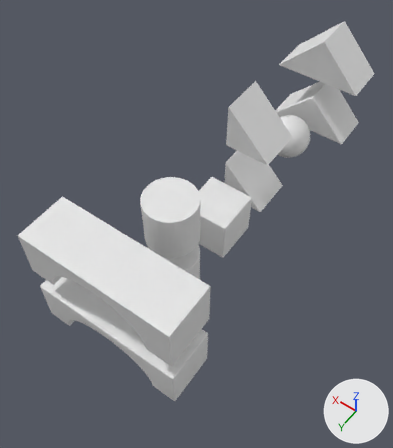
What one commit did to the FBX model Models/SmoothObjects.fbx.
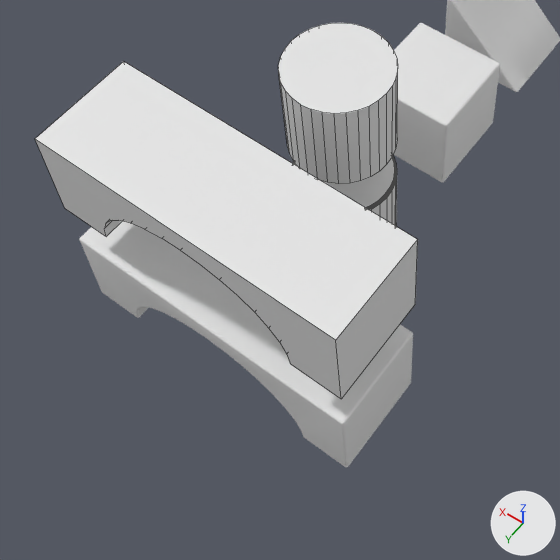
Old and new are each drawn whole from a 50 mm lens placed at (-3.78, 6.05, 8.88), pointed at (0.08, 0.64, 0.38) and again close up on the part from 0% to 72% of the width and 37% to 100% of the height. Every picture has the same lights, and +X, +Y and +Z are marked at lower right. The close-ups show mesh edges as thin lines. Where no turn or scale is listed for an object, it has been applied to the vertices.

The first close-up shows 'Arch', 'Cylinder', 'SmoothArch', 'SmoothCube', 'SmoothCylinder', 'SmoothTriangle1'.
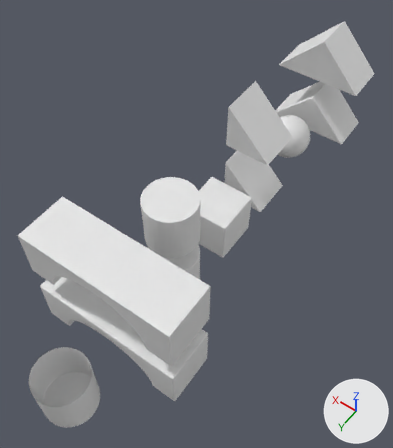
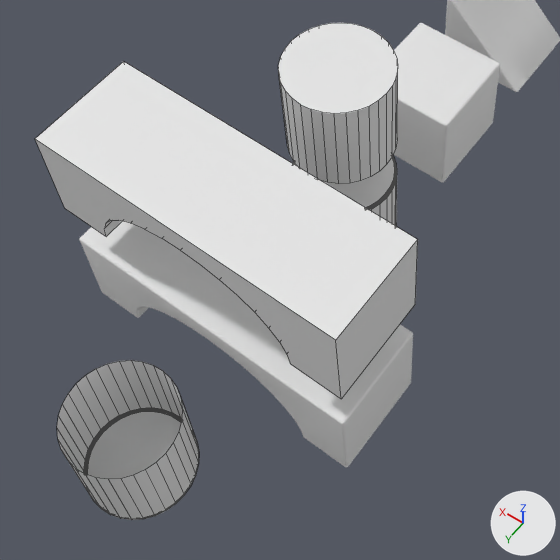
Changed parts and their boxes [x1, y1, x2, y2] in the close-ups (560 x 560 px):
'SmoothCylinderHole', added
    after: [57, 360, 199, 520]

Patch to the scene script:
```diff
--- a/Models/SmoothObjects.fbx.py
+++ b/Models/SmoothObjects.fbx.py
@@ me_cylinder_004 @@
+me_cylinder_004.from_pydata(...)  # 384 vertices, 353 faces; spans x -0.5..0.5, y -0.5..0.5, z -0.5..0.5
@@ ob_smoothcylinderhole @@
+ob_smoothcylinderhole = bpy.data.objects.new('SmoothCylinderHole', me_cylinder_004)
+ob_smoothcylinderhole.location = (0.0, 4.5, 0.0)
```
